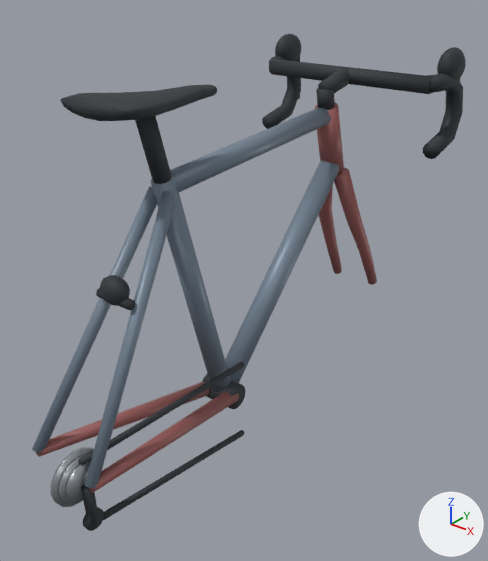
An edit to the glTF model assets/models/bike_frame.glb, drawn before and after from the same camera.
Rendered twice from a camera (50 mm lens) standing at (0.742, -0.927, 1.065) and looking at (0.029, -0.037, 0.513). Every picture has the same lights, and +X, +Y and +Z are marked at lower right. The older version comes first.

In view in the first picture: 'bike_frame'.
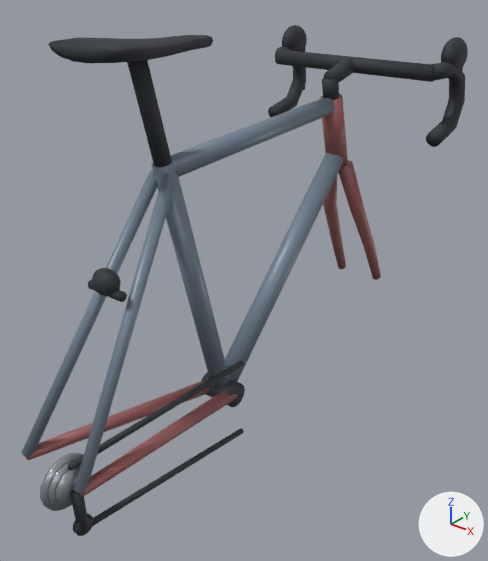
Patch to the scene script:
```diff
--- a/assets/models/bike_frame.glb.py
+++ b/assets/models/bike_frame.glb.py
@@ me_bike_frame @@
-me_bike_frame.from_pydata(...)  # 1188 vertices, 2252 faces; spans x -0.219..0.219, y -0.503..0.458, z 0.182..0.899
+me_bike_frame.from_pydata(...)  # 1188 vertices, 2252 faces; spans x -0.214..0.214, y -0.521..0.474, z 0.189..0.962
+# me_bike_frame part 1: the loose piece of 48 vertices spanning x -0.061..-0.001, y 0.29..0.455, z 0.33..0.645 is multiplied about its middle by the matrix ((0.948, -0.003, 0.006), (-0.016, 0.943, -0.034), (0.009, -0.02, 1.016)), then moved by (0.0, 0.019, 0.009)
+# me_bike_frame part 2: the loose piece of 48 vertices spanning x 0.001..0.061, y 0.29..0.455, z 0.33..0.645 is multiplied about its middle by the matrix ((0.948, 0.003, -0.006), (0.016, 0.943, -0.034), (-0.009, -0.02, 1.016)), then moved by (0.0, 0.019, 0.009)
+# me_bike_frame part 3: the loose piece of 16 vertices spanning x -0.036..0.036, y -0.329..-0.311, z 0.572..0.588 is moved by (0.0, -0.015, 0.02)
+# me_bike_frame part 4: the loose piece of 72 vertices spanning x -0.027..0.027, y -0.34..-0.3, z 0.57..0.618 is scaled about its middle by (0.929, 0.95, 0.917), then moved by (0.0, -0.015, 0.02)
+# me_bike_frame part 5: the loose piece of 16 vertices spanning x 0.045..0.066, y -0.465..-0.441, z 0.249..0.331 is moved by (0.0, -0.02, 0.005)
+# me_bike_frame part 6: the loose piece of 24 vertices spanning x 0.05..0.06, y -0.468..-0.432, z 0.24..0.276 is moved by (0.0, -0.02, 0.004)
+# me_bike_frame part 7: the loose piece of 16 vertices spanning x 0.042..0.056, y -0.455..-0.068, z 0.346..0.378 is scaled about its middle by (0.951, 1.05, 0.993), then moved by (0.0, -0.011, 0.004)
+# me_bike_frame part 8: the loose piece of 16 vertices spanning x 0.044..0.058, y -0.451..-0.067, z 0.182..0.254 is scaled about its middle by (0.951, 1.05, 0.966), then moved by (0.0, -0.011, 0.005)
+# me_bike_frame part 9: the loose piece of 24 vertices spanning x -0.018..0.018, y 0.243..0.285, z 0.778..0.822 is scaled about its middle by (0.943, 0.951, 1.05), then moved by (0.0, 0.017, 0.017)
+# me_bike_frame part 10: the loose piece of 24 vertices spanning x -0.018..0.018, y 0.256..0.344, z 0.801..0.853 is turned 1.7 degrees about the x axis through its middle and scaled by 0.976, then moved by (0.0, 0.016, 0.019)
+# me_bike_frame part 11: the loose piece of 24 vertices spanning x -0.188..0.188, y 0.323..0.357, z 0.818..0.852 is scaled about its middle by (0.979, 0.941, 0.941), then moved by (0.0, 0.015, 0.02)
+# me_bike_frame part 12: the loose piece of 110 vertices spanning x -0.219..-0.173, y 0.366..0.45, z 0.829..0.899 is scaled about its middle by (0.957, 0.952, 0.971), then moved by (0.004, 0.017, 0.018)
+# me_bike_frame part 13: the loose piece of 110 vertices spanning x 0.173..0.219, y 0.366..0.45, z 0.829..0.899 is scaled about its middle by (0.957, 0.952, 0.971), then moved by (-0.004, 0.017, 0.018)
+# me_bike_frame part 14: the loose piece of 32 vertices spanning x 0.031..0.037, y -0.503..-0.407, z 0.287..0.383 is scaled about its middle by (1, 0.958, 0.958), then moved by (0.0, -0.02, 0.005)
+# me_bike_frame part 15: the loose piece of 32 vertices spanning x 0.038..0.044, y -0.495..-0.415, z 0.295..0.375 is scaled about its middle by (1, 0.95, 0.95), then moved by (0.0, -0.02, 0.005)
+# me_bike_frame part 16: the loose piece of 32 vertices spanning x 0.045..0.051, y -0.487..-0.423, z 0.303..0.367 is scaled about its middle by (1, 0.938, 0.938), then moved by (0.0, -0.02, 0.005)
+# me_bike_frame part 17: 484 of 1188 vertices moved; they spanned x -0.219..0.219, y -0.463..0.458, z 0.254..0.887 and now span x -0.214..0.214, y -0.483..0.473, z 0.26..0.962; mean shift (0.0, 0.004, 0.028); largest move (-0.017, -0.295, 0.855) -> (-0.017, -0.305, 0.932)
+# other edits to the shape of me_bike_frame do not show in these pictures
 me_bike_frame.materials.append(mat_bike_frame)
```

Where the change shows, as pixel boxes [x1, y1, x2, y2] in the pictures (488 x 561 px; the box of a moved part takes in the faces that stretch with it):
'bike_frame', reshaped
    before: [32, 34, 466, 531]
    after: [21, 25, 468, 536]
part 1 of me_bike_frame, moved or reshaped
    before: [316, 168, 342, 274]
    after: [323, 176, 346, 269]
part 2 of me_bike_frame, moved or reshaped
    before: [334, 168, 377, 285]
    after: [338, 161, 381, 280]
part 3 of me_bike_frame, moved or reshaped
    before: [96, 287, 136, 310]
    after: [88, 279, 127, 302]
part 4 of me_bike_frame, moved or reshaped
    before: [100, 275, 130, 306]
    after: [92, 268, 121, 297]
part 5 of me_bike_frame, moved or reshaped
    before: [81, 484, 99, 527]
    after: [70, 489, 89, 532]
part 6 of me_bike_frame, moved or reshaped
    before: [83, 507, 104, 531]
    after: [73, 513, 94, 536]
part 7 of me_bike_frame, moved or reshaped
    before: [79, 362, 244, 465]
    after: [68, 361, 244, 470]
part 8 of me_bike_frame, moved or reshaped
    before: [103, 430, 244, 520]
    after: [93, 428, 244, 526]
part 9 of me_bike_frame, moved or reshaped
    before: [316, 88, 335, 110]
    after: [322, 78, 339, 100]
part 10 of me_bike_frame, moved or reshaped
    before: [318, 67, 350, 93]
    after: [323, 57, 354, 82]
part 11 of me_bike_frame, moved or reshaped
    before: [269, 59, 433, 94]
    after: [275, 49, 435, 82]
part 12 of me_bike_frame, moved or reshaped
    before: [275, 34, 302, 61]
    after: [282, 25, 307, 52]
part 13 of me_bike_frame, moved or reshaped
    before: [437, 47, 466, 80]
    after: [441, 37, 468, 68]
part 14 of me_bike_frame, moved or reshaped
    before: [50, 447, 94, 507]
    after: [40, 453, 82, 511]
part 15 of me_bike_frame, moved or reshaped
    before: [58, 454, 86, 504]
    after: [47, 460, 81, 508]
part 16 of me_bike_frame, moved or reshaped
    before: [65, 461, 91, 501]
    after: [55, 466, 80, 505]
part 17 of me_bike_frame, moved or reshaped
    before: [32, 56, 463, 493]
    after: [21, 35, 465, 497]
